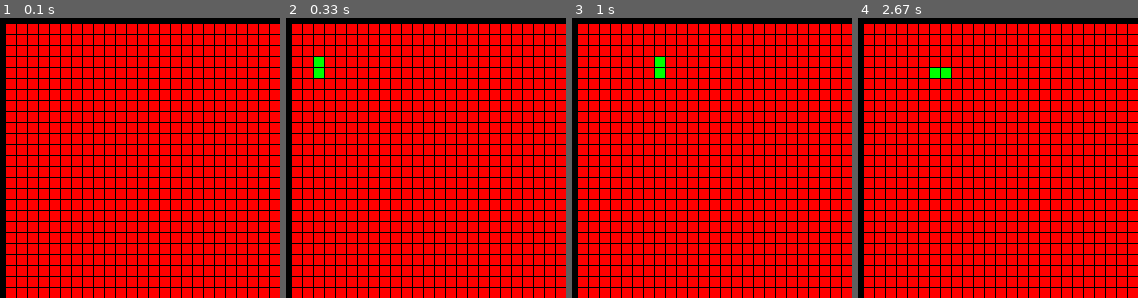
Above: before the commit, frames 1-4 (left to right).
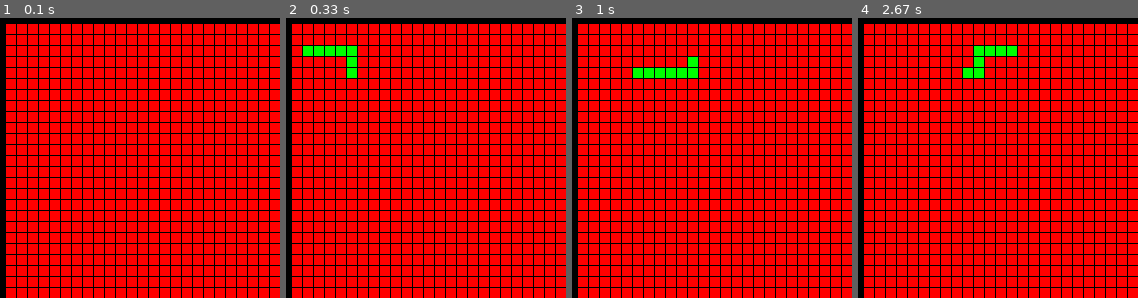
Above: after the commit, the same moments.

Repository: ClementineAccount/SnakePygame
Game: pygame game, started from main.py
Same seed, same stepped clock (60 frames per second), same inputs: the game is played once before the commit and once after it.
Inputs:
- Up to frame 1 (0.1 s): no input
- Up to frame 2 (0.33 s): no input
- Up to frame 3 (1 s): hold Right 0.33-0.8 s; hold Up from 0.83 s (still down)
- Up to frame 4 (2.67 s): release Up at 1.13 s; hold Right 1.17-1.63 s; hold Left 1.67-2.2 s; hold Down 2.23-2.53 s; hold Left from 2.57 s (still down)
The pictures show only the part of the screen within x 0-50%, y 0-50%; the shares and areas given below are measured in that part.

Frame 1 is identical in both runs. In frame 2, 1.1% of the frame differs, in the area x 6-26%, y 10-22%; in frame 3, 0.9%; in frame 4, 1.1%.

Commit message:
Make the snake bigger ;)

Diff:
--- a/Snake.py
+++ b/Snake.py
@@ -41,7 +41,7 @@
 
 
 class SnakeBody:
-    def __init__(self, posX = 2, posY = 2, addParts = 1):
+    def __init__(self, posX = 5, posY = 2, addParts = 6):
         self.snakeParts = []
 
         #Create the head
@@ -67,6 +67,9 @@
         length = len(self.snakeParts)
         self.tempPart = self.snakeParts[length - 1]
 
+        #The missile knows where it is at all times.
+        # It knows this because it knows where it isn't. By subtracting where it is from where it isn't,
+        # or where it isn't from where it is (whichever is greater), it obtains a difference, or deviation.
 
         #Head follows a different rule where u can just add the opposite of the direction
         if length == 1:
@@ -96,9 +99,8 @@
 
         #The missle will go to where it should be rather than where it ought to be
 
-
-        #One thing to consider is that there is addtional complexity if shifting 'in-place' as you need the previous
-        #One easy techinique is to allocate another list, but that has additional space and time complexity
+        #We use a 'swap' concept in order to iterate past the head. This will have a time complexity of O(n)
+        #and space of I think O(1 + 1) or something (since I use an extra cell as a temp)
         for i in range(1, len(self.snakeParts)):
             SnakePart.swapPart(self.tempPart, self.snakeParts[i])
 
